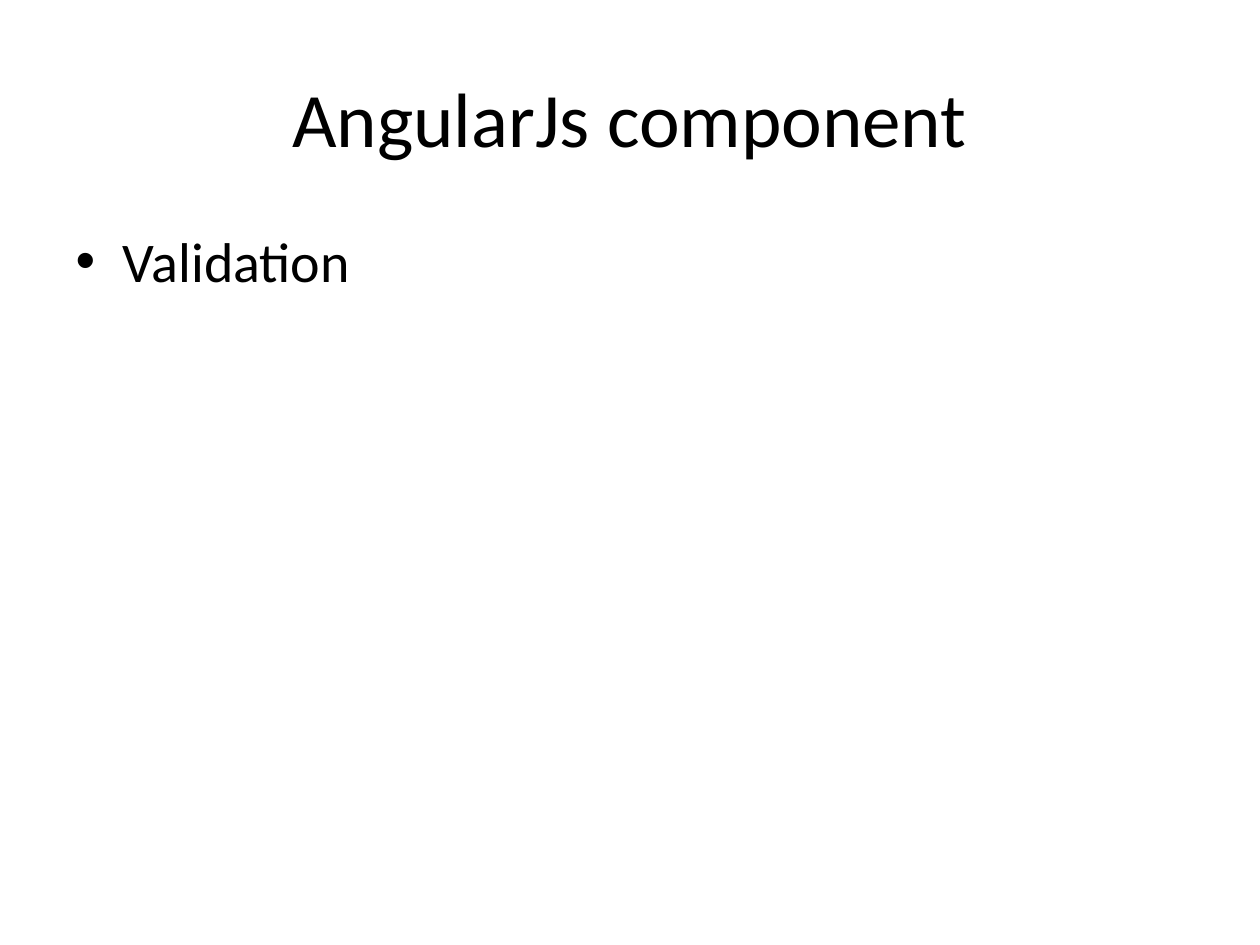
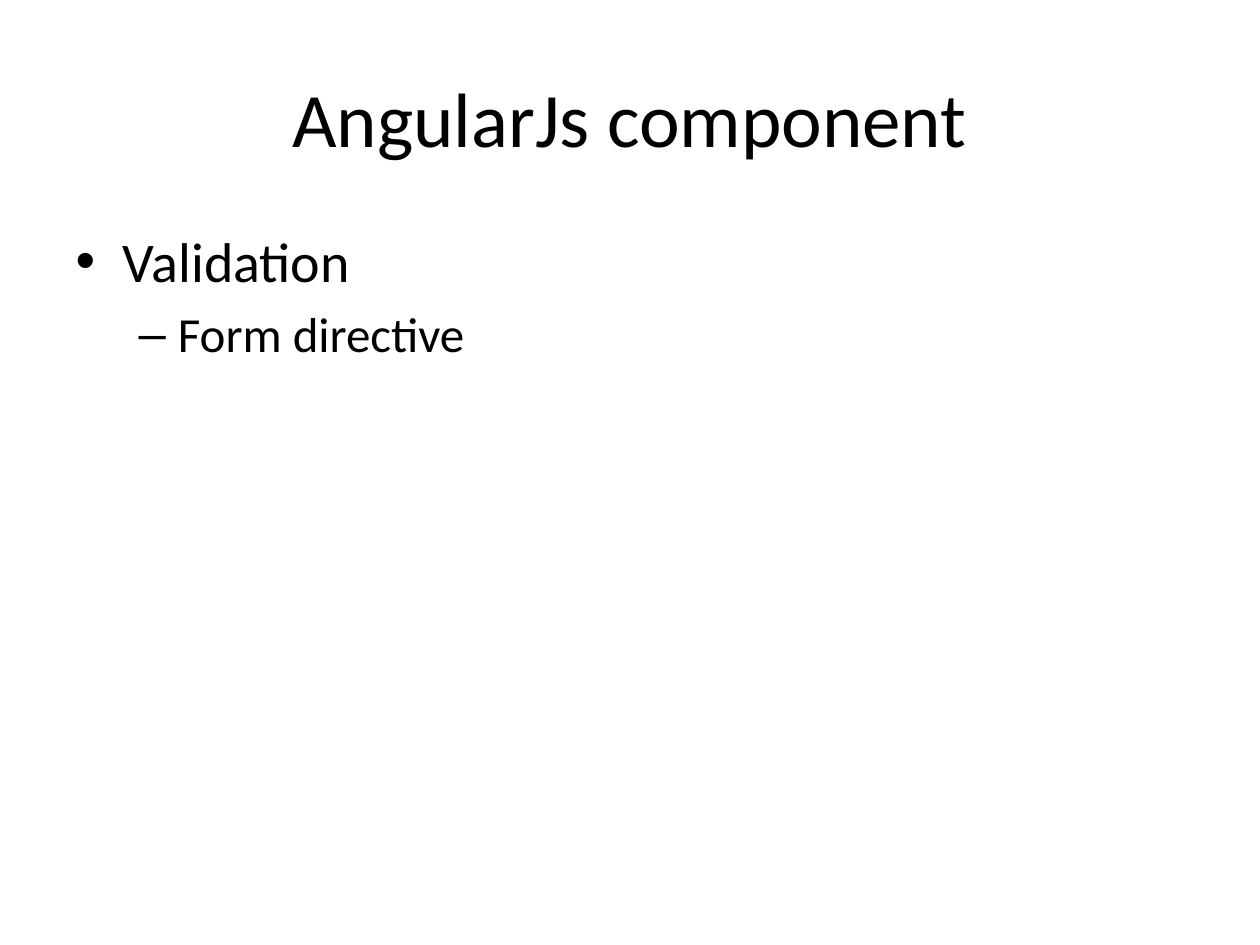
Before and after one commit to tasnim-reza/angularjs-class, a slide deck: slide 29 of class-2-Basic AngularJs/slides/basic angularjs.pptx (slide 30 before the commit). Drawn at 1260x945 pixels with LibreOffice and Linux fonts; fonts in the diff are those of the drawing. Boxes give left, top, right and bottom in pixels: in the first picture for what was removed or moved away, otherwise in the second. Text is boxed around its words. In the diff, an @@ line names an element or a change of style, - is before the commit and + after.

Commit message:
added angularjs component description class-2

```diff
--- a/class-2-Basic AngularJs/slides/basic angularjs.pptx
+++ b/class-2-Basic AngularJs/slides/basic angularjs.pptx
@@ text at bbox=[178, 318, 465, 353]: paragraph added @@
+  – Form directive
```
Also in this commit, not shown: 14 other slides changed, 1 slide added, 1 slide removed, 7 other files.
